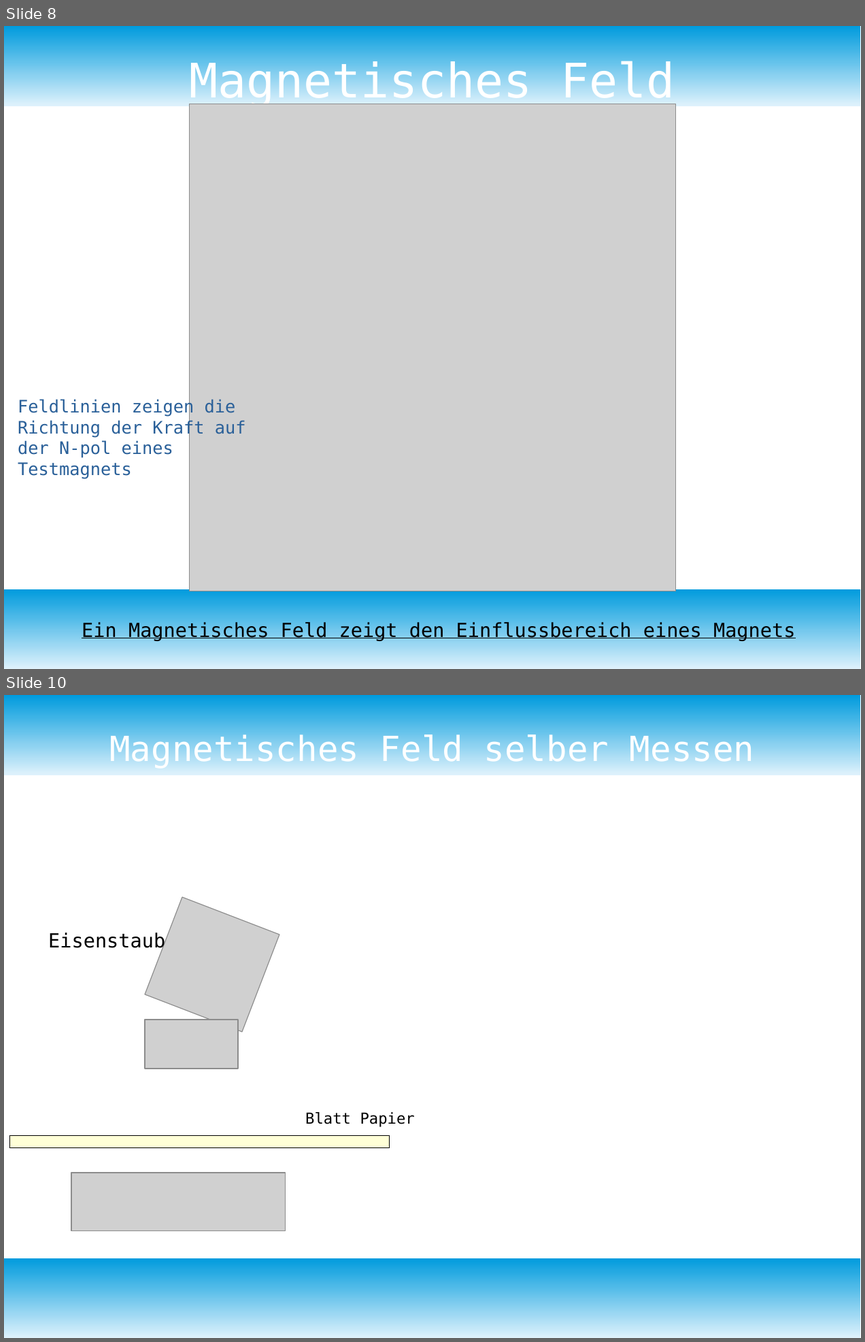
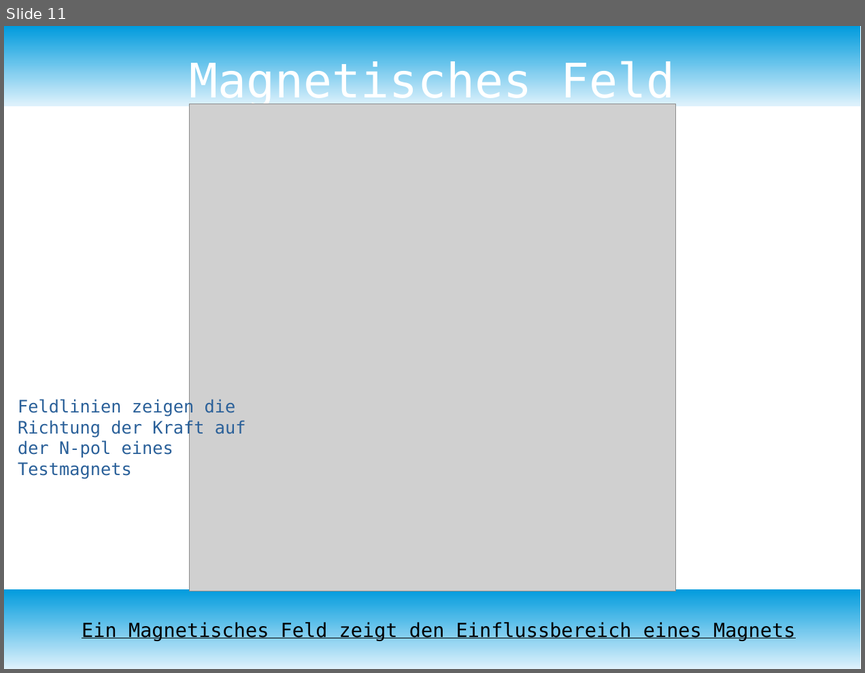
Before and after one commit to bearums/teaching, a slide deck: B5/physik/D12/2)Elektromagnetismus/03_Magnetfeld/Pres.odp. Shown one above the other, each under a label of ours: slides 8 and 10 before the commit, slide 11 after it; the slides between them are not shown. The pictures are 865x1342 and 865x673 pixels, drawn with LibreOffice and Linux fonts; fonts in the diff are those of the drawing; grey boxes stand for pictures. Boxes give left, top, right and bottom in pixels: in the first picture for what was removed or moved away, otherwise in the second. Text is boxed around its words. In the diff, an @@ line names an element or a change of style, - is before the commit and + after.

```diff
--- a/B5/physik/D12/2)Elektromagnetismus/03_Magnetfeld/Pres.odp
+++ b/B5/physik/D12/2)Elektromagnetismus/03_Magnetfeld/Pres.odp
@@ slide 10 removed at bbox=[4, 695, 861, 1338], background #FFFFFF; not listed: 2 template elements that a slide beside it also shows @@
@@ title removed at bbox=[109, 733, 754, 768] @@
-Magnetisches Feld selber Messen
@@ picture removed at bbox=[145, 897, 279, 1032] @@
@@ text removed at bbox=[48, 932, 165, 951] @@
-Eisenstaub
@@ picture removed at bbox=[145, 1019, 238, 1068] @@
@@ text removed at bbox=[305, 1112, 415, 1127] @@
-Blatt Papier
@@ rectangle removed at bbox=[10, 1136, 390, 1149] @@
@@ picture removed at bbox=[71, 1172, 286, 1231] @@
@@ what was slide 8 is now slide 11 @@
```
Also in this commit, not shown: 3 slides changed, 4 slides added, 1 other slide removed, 3 other files.
